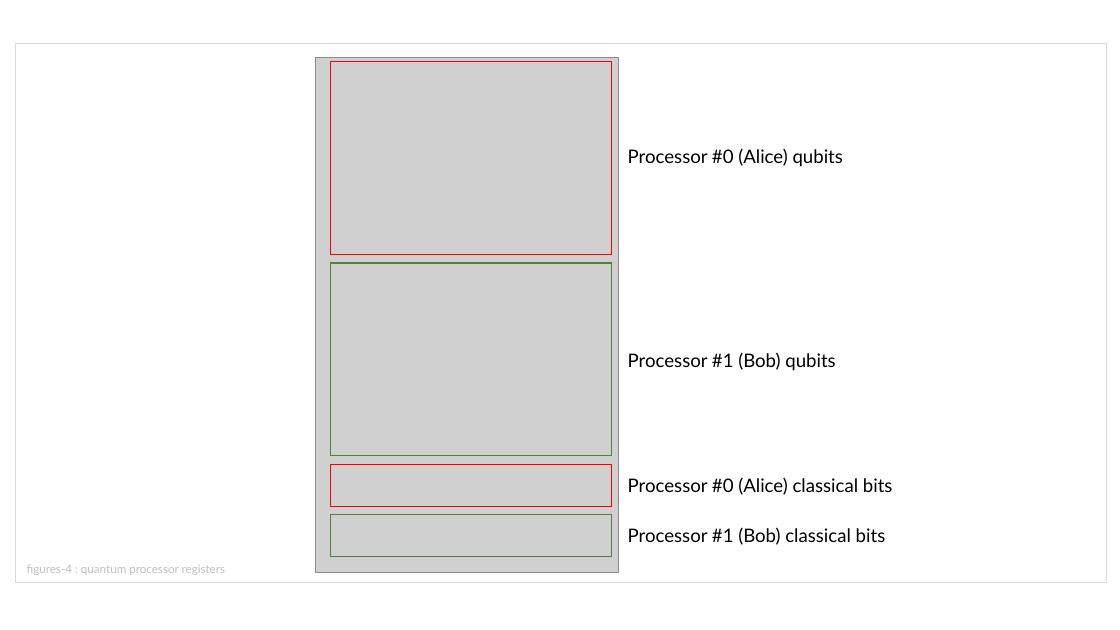
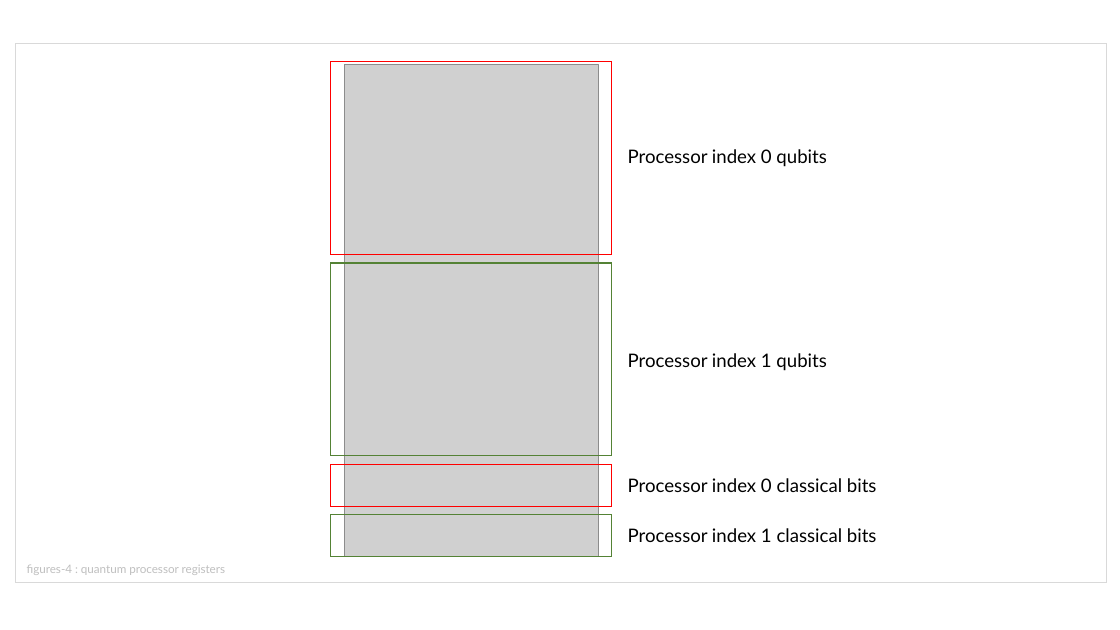
Before and after one commit to brunorijsman/quantum-internet-hackathon-2022, a slide deck: slide 5 of docs/figures/figures.pptx. Drawn at 1120x630 pixels with LibreOffice and Linux fonts; fonts in the diff are those of the drawing; grey boxes stand for pictures. Boxes give left, top, right and bottom in pixels: in the first picture for what was removed or moved away, otherwise in the second. Text is boxed around its words. In the diff, an @@ line names an element or a change of style, - is before the commit and + after.

```diff
--- a/docs/figures/figures.pptx
+++ b/docs/figures/figures.pptx
@@ picture: place and size @@
-picture at <box>316,58,619,572</box>
+picture at <box>344,65,599,557</box>
@@ text at <box>628,149,826,167</box>: text changed @@
-Processor #0 (Alice) qubits
+Processor index 0 qubits
@@ text at <box>628,353,826,371</box>: text changed @@
-Processor #1 (Bob) qubits
+Processor index 1 qubits
@@ text at <box>628,478,877,492</box>: text changed @@
-Processor #0 (Alice) classical bits
+Processor index 0 classical bits
@@ text at <box>628,528,877,542</box>: text changed @@
-Processor #1 (Bob) classical bits
+Processor index 1 classical bits
```
Also in this commit, not shown: 11 other files.
